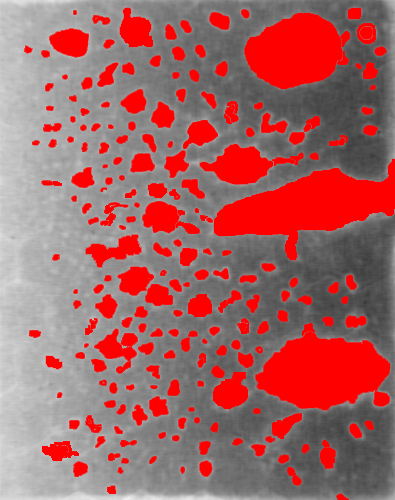
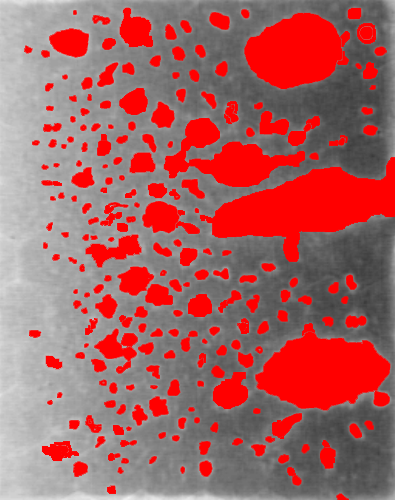
Before/after of a 395px x 500px layered artwork. What changed in the layer stack:
painted on "void" over [41, 38, 395, 435]
